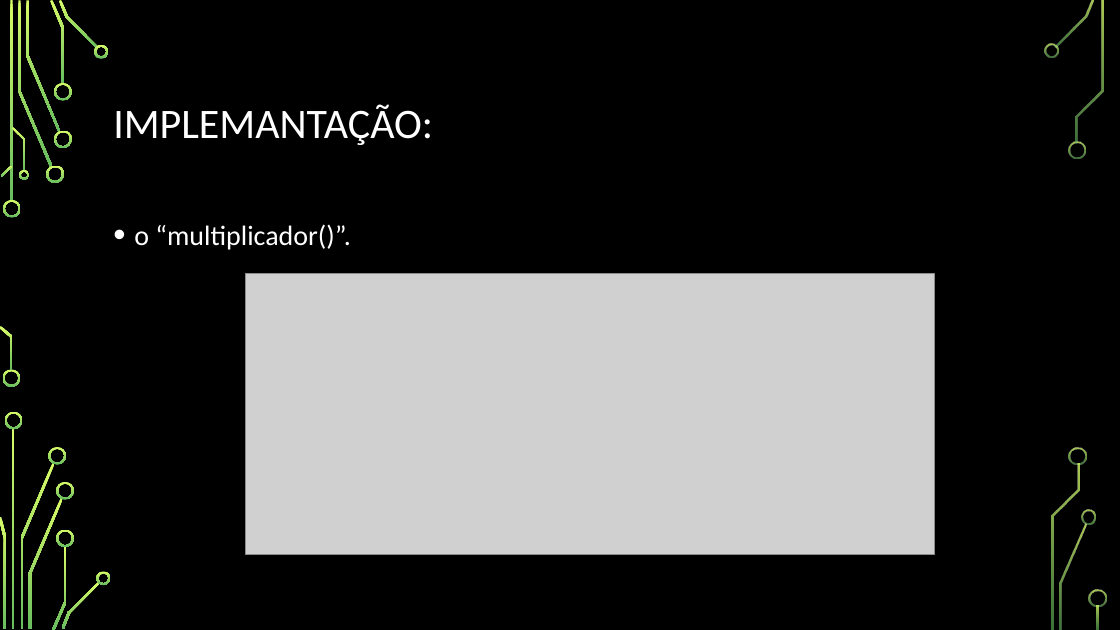
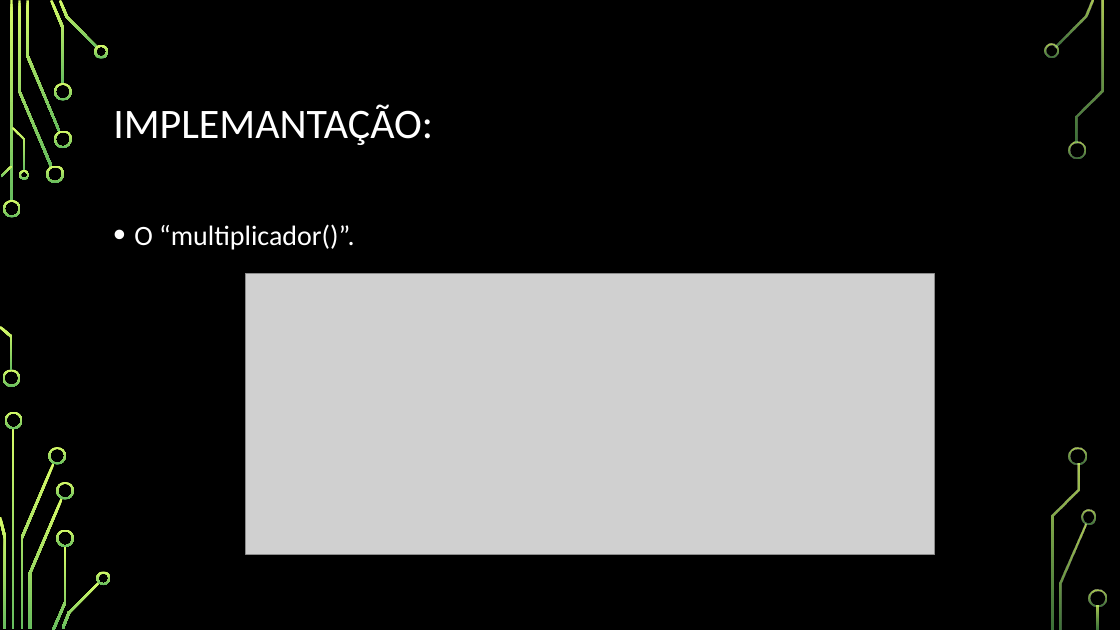
Before and after one commit to Emeson-Santos/Seminario-de-Engenharia---padroes-GoF, a slide deck: slide 39 of PADRÃO DE PROJETO (STRATEGY E INTERPRETER).PPTX (slide 34 before the commit). Drawn at 1120x630 pixels with LibreOffice and Linux fonts; fonts in the diff are those of the drawing; grey boxes stand for pictures; background and template pictures are left out. Boxes give left, top, right and bottom in pixels: in the first picture for what was removed or moved away, otherwise in the second. Text is boxed around its words. In the diff, an @@ line names an element or a change of style, - is before the commit and + after.

```diff
--- a/PADRÃO DE PROJETO (STRATEGY E INTERPRETER).PPTX
+++ b/PADRÃO DE PROJETO (STRATEGY E INTERPRETER).PPTX
@@ text at <box>134,224,355,250</box>: text changed @@
-• o “multiplicador()”.
+• O “multiplicador()”.
```
Also in this commit, not shown: 12 other slides changed, 6 slides added.
